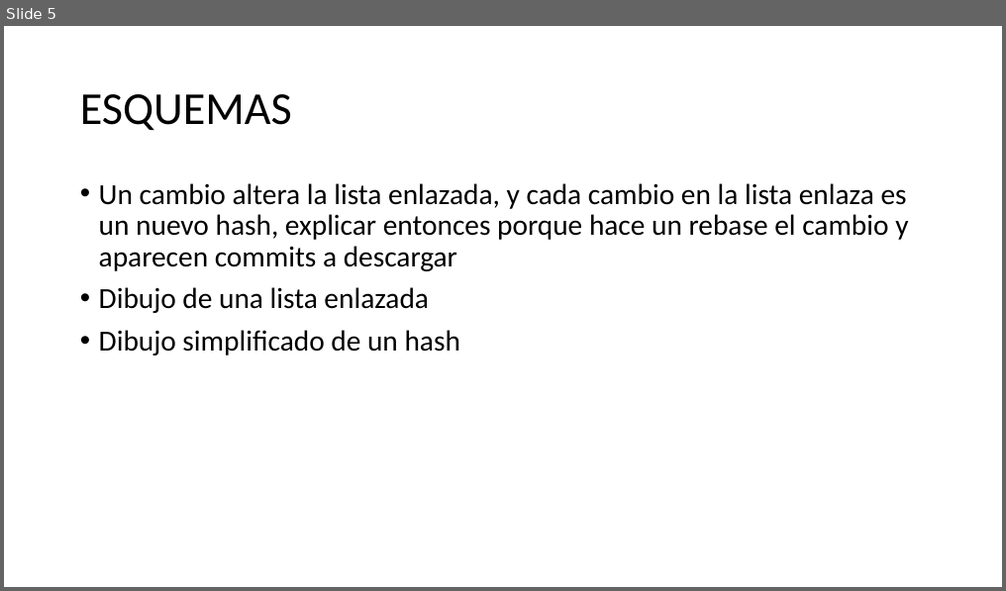
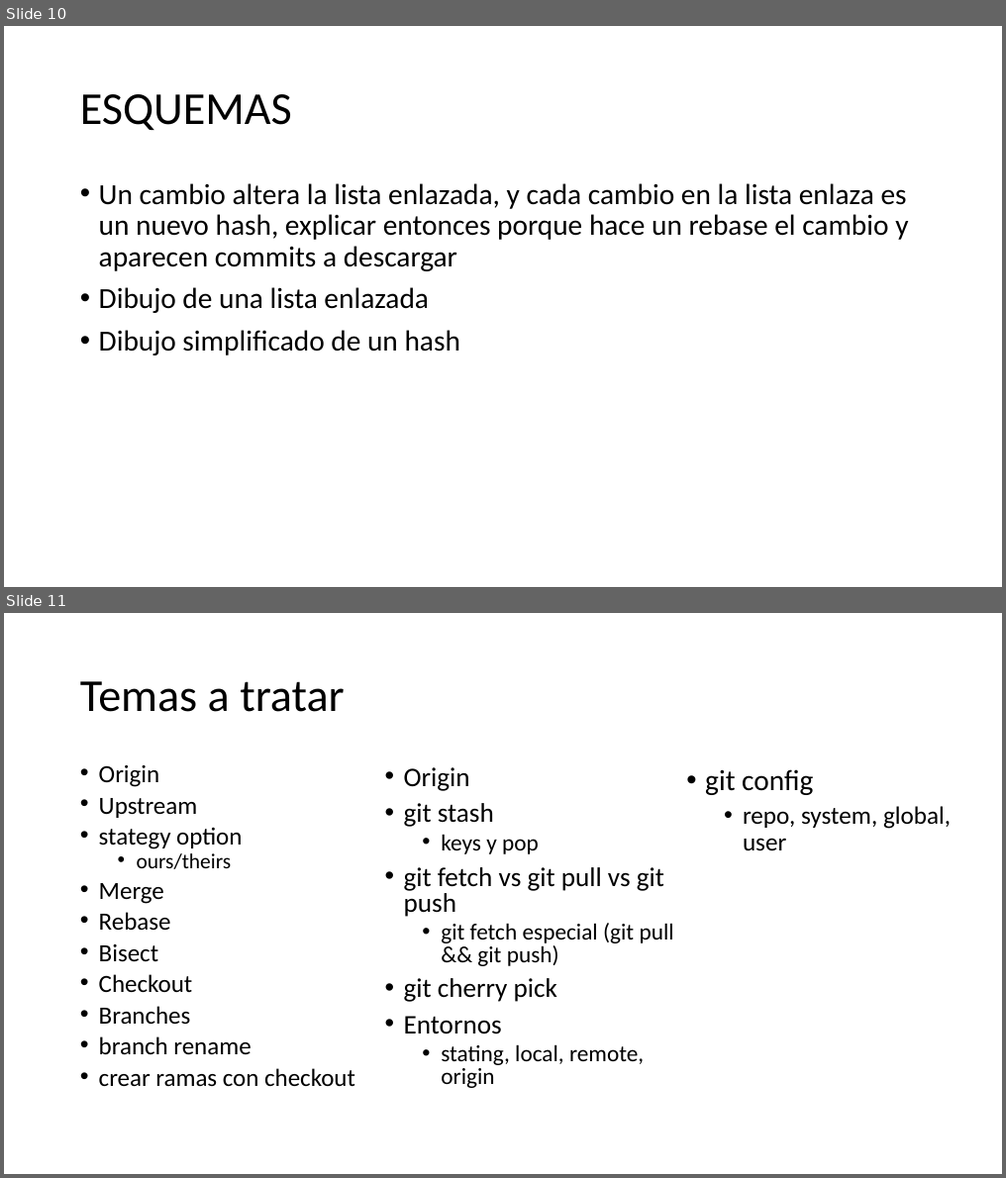
Before and after one commit to jofaval/talks-about, a slide deck: simplifying-git/fear-the-cli-no-more/simplifying-git-fear-the-cli-no-more.slides.es.pptx. Shown one above the other, each under a label of ours: slide 5 before the commit, slides 10 and 11 after it. The pictures are 1006x591 and 1006x1178 pixels, drawn with LibreOffice and Linux fonts; fonts in the diff are those of the drawing. Boxes give left, top, right and bottom in pixels: in the first picture for what was removed or moved away, otherwise in the second. Text is boxed around its words. In the diff, an @@ line names an element or a change of style, - is before the commit and + after.

```diff
--- a/simplifying-git/fear-the-cli-no-more/simplifying-git-fear-the-cli-no-more.slides.es.pptx
+++ b/simplifying-git/fear-the-cli-no-more/simplifying-git-fear-the-cli-no-more.slides.es.pptx
@@ slide 11 added at box(4, 613, 1002, 1174), background #FFFFFF @@
@@ title added at box(80, 681, 344, 712), 44 pt, text #000000 @@
+Temas a tratar
@@ text added at box(99, 765, 355, 1087), 23.8 pt, text #000000 @@
+• Origin
+• Upstream
+• stategy option
+  • ours/theirs
+• Merge
+• Rebase
+• Bisect
+• Checkout
+• Branches
+• branch rename
+• crear ramas con checkout
@@ text added at box(404, 767, 674, 1088), 22.2 pt, text #000000 @@
+• Origin
+• git stash
+  • keys y pop
+• git fetch vs git pull vs git push
+  • git fetch especial (git pull && git push)
+• git cherry pick
+• Entornos
+  • stating, local, remote, origin
@@ text added at box(705, 769, 950, 852), 24 pt, text #000000 @@
+• git config
+  • repo, system, global, user
@@ what was slide 5 is now slide 10 @@
```
Also in this commit, not shown: 2 slides changed, 9 other slides added, 1 other file.
